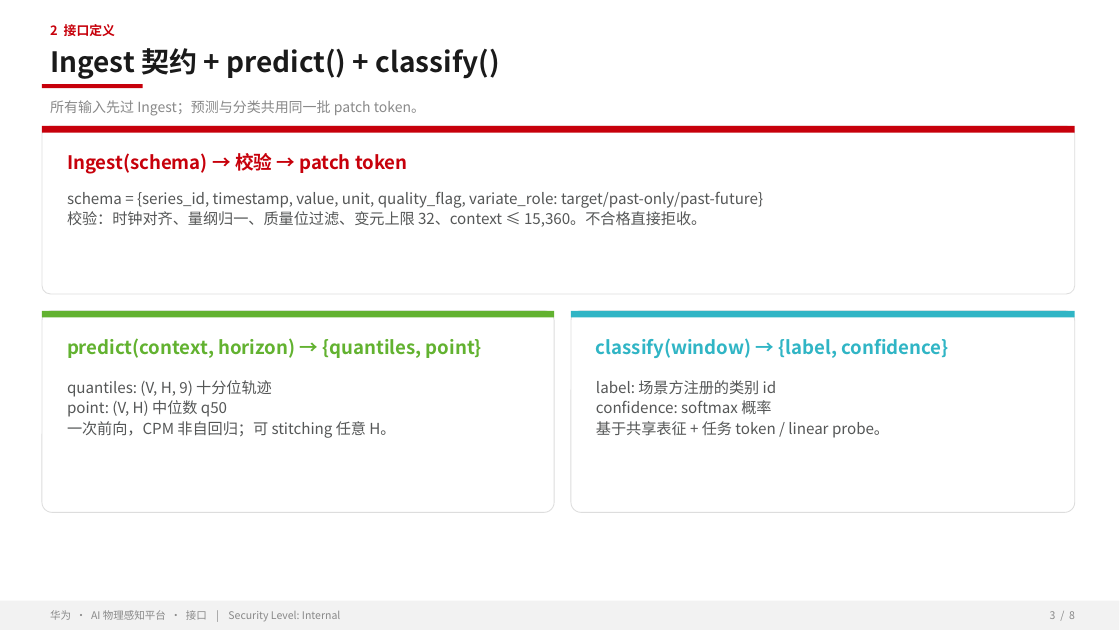
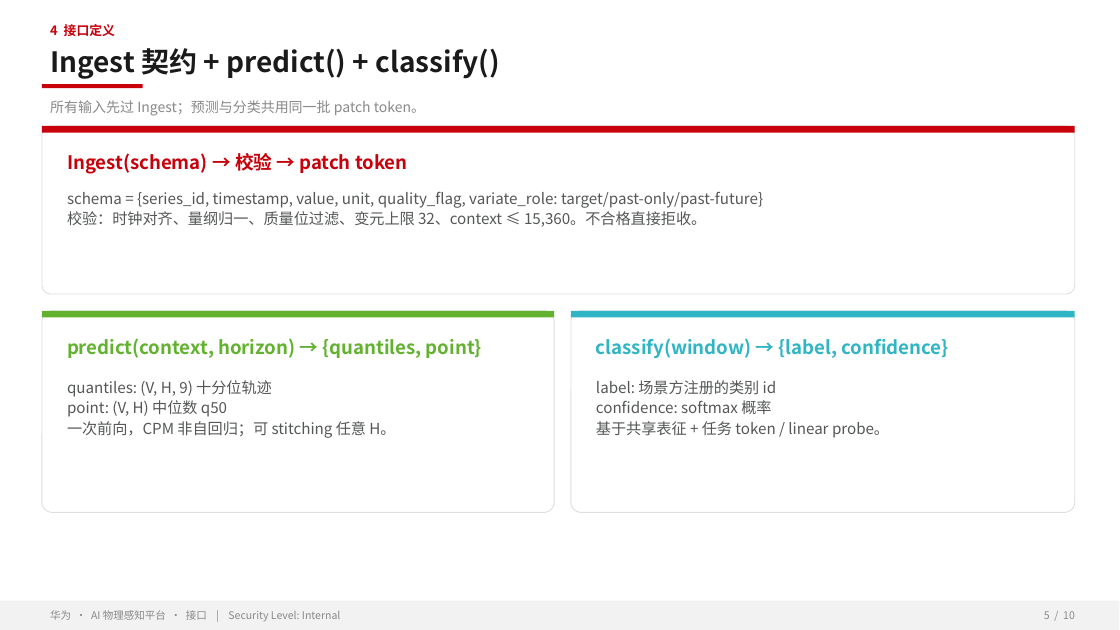
Before and after one commit to zhangrui1123/ai-physical-sensing, a slide deck: slide 5 of AI物理感知平台-华为汇报.pptx (slide 3 before the commit). Drawn at 1120x630 pixels with LibreOffice and Linux fonts; fonts in the diff are those of the drawing; background and template pictures are left out. Boxes give left, top, right and bottom in pixels: in the first picture for what was removed or moved away, otherwise in the second. Text is boxed around its words. In the diff, an @@ line names an element or a change of style, - is before the commit and + after.

```diff
--- a/AI物理感知平台-华为汇报.pptx
+++ b/AI物理感知平台-华为汇报.pptx
@@ text at bbox=[50, 24, 115, 36]: text changed @@
-2 接口定义
+4 接口定义
@@ text at bbox=[1044, 611, 1075, 619]: text changed @@
-3 / 8
+5 / 10
```
Also in this commit, not shown: 7 other slides changed, 2 slides added, 1 other file.
